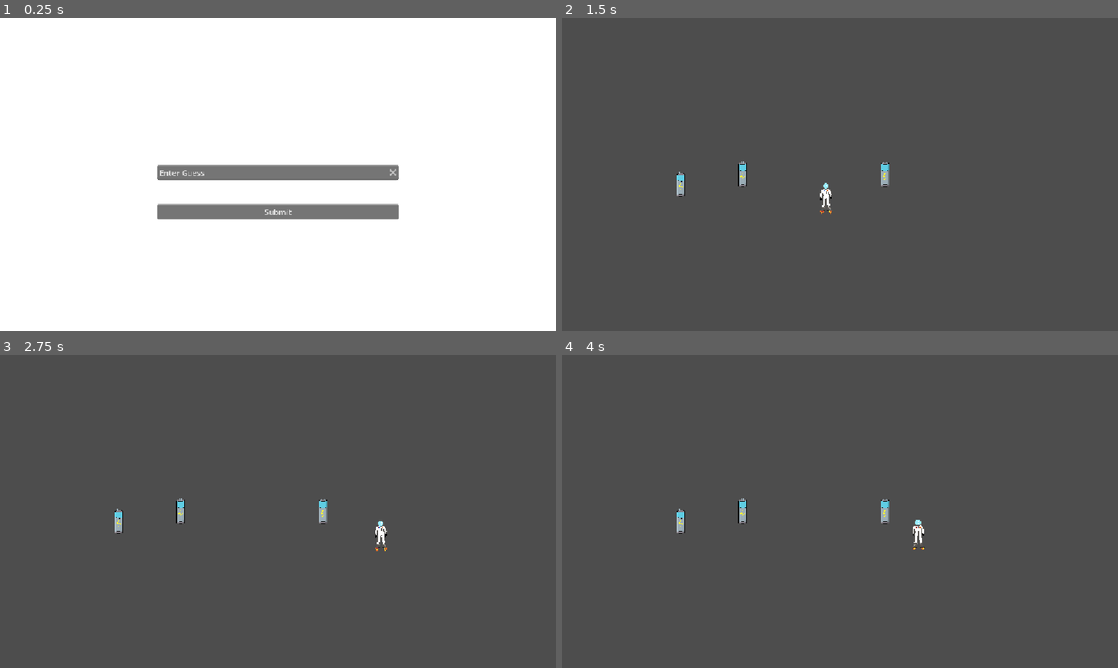
Above: before the commit, frames 1-4 (two rows, left to right).
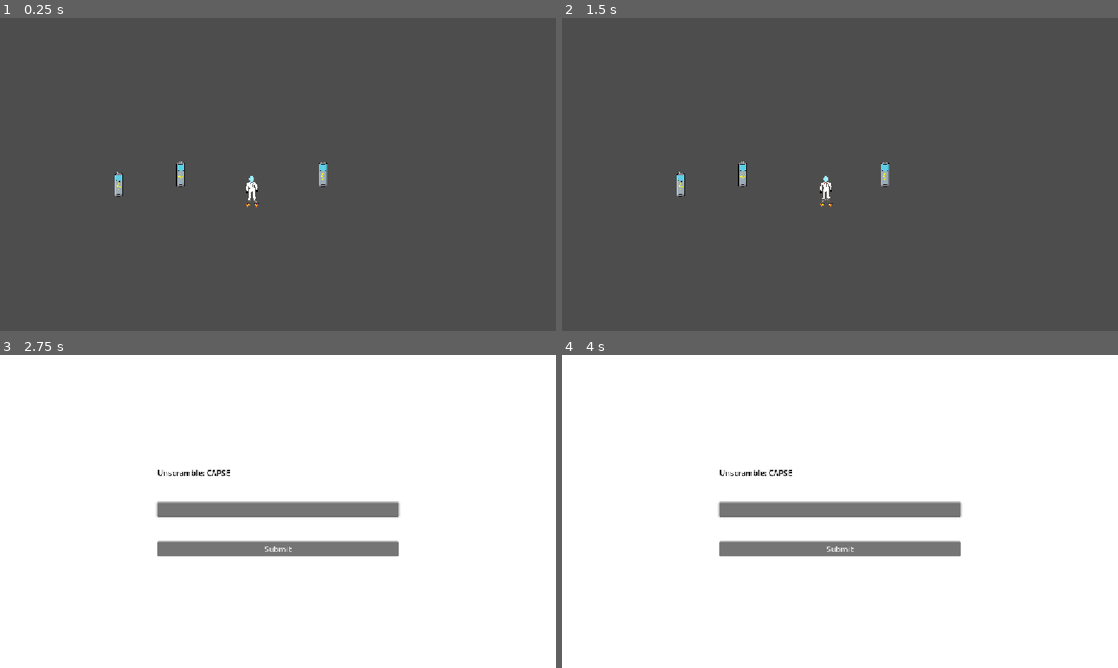
Above: after the commit, the same moments.

Repository: totallyastudentaccount/rpg
Game: Godot game, scene res://scene/computer/apps/spaceRPG/level2.tscn
The game is run twice, just before and just after one commit, with the same random seed, the same clock (stepped at 60 frames per second) and the same inputs. This scene is started directly instead of the project's main scene.
Inputs (mouse positions are in pixels of both pictures, inside the frame that each line leads up to):
- Up to frame 1 (0.25 s): no input
- Up to frame 2 (1.5 s): click (840, 212) at 0.5 s, where only the run before the commit has a clickable "Submit"; tap Enter at 1.25 s; hold Right (ui_right) from 1.28 s (still down); tap E (interact) at 1.35 s
- Up to frame 3 (2.75 s): keep holding Right (ui_right); tap Up (ui_up) at 1.52, 2.27 s; tap E (interact) at 2.1 s
- Up to frame 4 (4 s): release Right (ui_right) at 2.78 s; hold Left (ui_left) 2.78-3.53 s; tap E (interact) at 2.85, 3.6 s; hold Right (ui_right) from 3.53 s (still down); tap Up (ui_up) at 3.77 s

The runs differ from the first frame. In frame 1, 100% of the frame differs, in the area x 0-100%, y 0-100%; in frame 2, 0.1%; in frame 3, 100%; in frame 4, 100%.

Commit message:
Added scene transitions and coded animations

Diff:
--- a/scene/computer/apps/spaceRPG/LevelWon.tscn
+++ b/scene/computer/apps/spaceRPG/LevelWon.tscn
@@ -2,13 +2,13 @@
 
 [sub_resource type="GDScript" id="GDScript_8olf6"]
 resource_name = "LevelWon"
-script/source = "# LevelWon.gd
-extends Control
+script/source = "extends Control
 
 @export_file(\"*.tscn\") var next_level_path: String = \"res://scene/computer/apps/spaceRPG/level2.tscn\"
 @export_file(\"*.tscn\") var upgrades_path: String = \"res://scene/computer/apps/spaceRPG/Upgrades.tscn\"
 
 func _on_next_level_button_pressed() -> void:
+	print(\"Next Level button clicked!\")
 	var desktop = get_tree().get_first_node_in_group(\"DesktopUI\")
 	if desktop:
 		desktop.change_subviewport_scene(next_level_path)
@@ -16,6 +16,7 @@
 		get_tree().change_scene_to_file(next_level_path)
 
 func _on_upgrade_button_pressed() -> void:
+	print(\"Upgrade button clicked!\")
 	var desktop = get_tree().get_first_node_in_group(\"DesktopUI\")
 	if desktop:
 		desktop.change_subviewport_scene(upgrades_path)
@@ -23,6 +24,7 @@
 		get_tree().change_scene_to_file(upgrades_path)
 
 func _on_quit_button_pressed() -> void:
+	print(\"Quit button clicked!\")
 	var desktop = get_tree().get_first_node_in_group(\"DesktopUI\")
 	if desktop:
 		desktop.close_current_app()
@@ -40,6 +42,8 @@
 size_flags_horizontal = 4
 size_flags_vertical = 4
 script = SubResource("GDScript_8olf6")
+next_level_path = "uid://doq68ihetg6jy"
+upgrades_path = "uid://c7fhiofftwsk7"
 
 [node name="ColorRect" type="ColorRect" parent="." unique_id=607732716]
 layout_mode = 1
@@ -88,3 +92,7 @@
 [node name="Button2" type="Button" parent="HBoxContainer" unique_id=1246053692]
 layout_mode = 2
 text = "QUIT"
+
+[connection signal="pressed" from="HBoxContainer/Button" to="." method="_on_next_level_button_pressed"]
+[connection signal="pressed" from="HBoxContainer/Button3" to="." method="_on_upgrade_button_pressed"]
+[connection signal="pressed" from="HBoxContainer/Button2" to="." method="_on_quit_button_pressed"]
--- a/scene/computer/apps/spaceRPG/fuelbox.tscn
+++ b/scene/computer/apps/spaceRPG/fuelbox.tscn
@@ -50,4 +50,5 @@
 texture = SubResource("AtlasTexture_0eqbb")
 
 [node name="CollisionShape2D" type="CollisionShape2D" parent="." unique_id=934727801]
+texture_filter = 1
 shape = SubResource("RectangleShape2D_8x53b")
--- a/scene/computer/apps/spaceRPG/level2.tscn
+++ b/scene/computer/apps/spaceRPG/level2.tscn
@@ -2,21 +2,20 @@
 
 [ext_resource type="PackedScene" uid="uid://bk8130vctyfr5" path="res://scene/computer/apps/spaceRPG/fuelbox.tscn" id="1_swuyl"]
 [ext_resource type="PackedScene" uid="uid://crtpvw6xfdlj6" path="res://scene/computer/apps/spaceRPG/spacePC.tscn" id="2_xnowd"]
-[ext_resource type="PackedScene" uid="uid://dxlmnaocixhso" path="res://scene/computer/apps/spaceRPG/Anagram.tscn" id="3_02mnn"]
 
 [sub_resource type="GDScript" id="GDScript_w8qno"]
 resource_name = "GameManager"
-script/source = "# GameManager.gd
-extends Node2D
+script/source = "extends Node2D
 
 @export var total_fuel_boxes: int = 3
-@export_file(\"*.tscn\") var next_level_scene: String  # Path to the next level
+@export_file(\"*.tscn\") var next_level_scene: String = \"res://scene/computer/apps/spaceRPG/level2.tscn\"
+
+const ANAGRAM_SCENE = preload(\"res://scene/computer/apps/spaceRPG/Anagram.tscn\")
 
 var activated_boxes_count: int = 0
-@onready var puzzle_ui: Control = $CanvasLayer/Anagram/Control
+@onready var canvas_layer: CanvasLayer = $CanvasLayer
 
 func _ready() -> void:
-	# Wait one frame to ensure all child nodes are fully loaded into the tree
 	await get_tree().process_frame
 
 	var fuel_boxes = get_tree().get_nodes_in_group(\"FuelBoxes\")
@@ -29,23 +28,27 @@
 		else:
 			print(\"Warning: Node in FuelBoxes group missing open_puzzle signal: \", box.name)
 
-	if puzzle_ui:
-		puzzle_ui.puzzle_solved.connect(_on_puzzle_solved)
+func _on_open_puzzle(scrambled: String, answer: String, box: Area2D) -> void:
+	var puzzle_instance = ANAGRAM_SCENE.instantiate()
+	canvas_layer.add_child(puzzle_instance)
 
-func _on_open_puzzle(scrambled: String, answer: String, box: Area2D) -> void:
-	puzzle_ui.start_puzzle(scrambled, answer, box)
+	puzzle_instance.puzzle_solved.connect(_on_puzzle_solved)
+	puzzle_instance.start_puzzle(scrambled, answer, box)
 
-func _on_puzzle_solved(box: Area2D) -> void:
+
+func _on_puzzle_solved(_box: Area2D) -> void:
 	activated_boxes_count += 1
 	if activated_boxes_count >= total_fuel_boxes:
 		game_win()
 
 func game_win() -> void:
-	print(\"Level Complete!\")
-	if next_level_scene != \"\":
-		get_tree().change_scene_to_file(next_level_scene)
+	print(\"Level Completed!\")
+	var desktop = get_tree().get_first_node_in_group(\"DesktopUI\")
+
+	if desktop:
+		desktop.change_subviewport_scene(\"res://scene/computer/apps/spaceRPG/LevelWon.tscn\")
 	else:
-		print(\"You beat all levels!\")
+		get_tree().change_scene_to_file(\"res://scene/computer/apps/spaceRPG/LevelWon.tscn\")
 "
 
 [sub_resource type="PhysicsMaterial" id="PhysicsMaterial_bm3lg"]
@@ -79,5 +82,3 @@
 wall_min_slide_angle = 0.0
 
 [node name="CanvasLayer" type="CanvasLayer" parent="." unique_id=1468499812]
-
-[node name="Anagram" parent="CanvasLayer" unique_id=1526580860 instance=ExtResource("3_02mnn")]
--- a/scene/computer/apps/spaceRPG/spacePC.tscn
+++ b/scene/computer/apps/spaceRPG/spacePC.tscn
@@ -22,7 +22,6 @@
 
 var current_fuel: float = max_fuel
 var is_boosting: bool = false
-var last_direction: String = \"down\"
 
 @onready var sprite: AnimatedSprite2D = $AnimatedSprite2D
 
@@ -84,38 +83,14 @@
 	if sprite == null:
 		return
 
-	# Play rocket boost animation if active
-	if is_boosting and sprite.sprite_frames.has_animation(\"boost\"):
-		sprite.play(\"boost\")
-		return
-
-	# Movement directional animations
-	if velocity.length() > 10.0:
-		if abs(velocity.x) > abs(velocity.y):
-			if velocity.x > 0:
-				last_direction = \"right\"
-				sprite.flip_h = false
-			else:
-				last_direction = \"left\"
-				sprite.flip_h = true
-
-			if sprite.sprite_frames.has_animation(\"side_walk\"):
-				sprite.play(\"side_walk\")
-			elif sprite.sprite_frames.has_animation(\"walk_right\"):
-				sprite.play(\"walk_right\")
-		else:
-			if velocity.y > 0:
-				last_direction = \"down\"
-				if sprite.sprite_frames.has_animation(\"front_walk\"):
-					sprite.play(\"front_walk\")
-				elif sprite.sprite_frames.has_animation(\"walk_down\"):
-					sprite.play(\"walk_down\")
-			else:
-				last_direction = \"up\"
-				if sprite.sprite_frames.has_animation(\"back_walk\"):
-					sprite.play(\"back_walk\")
-				elif sprite.sprite_frames.has_animation(\"walk_up\"):
-					sprite.play(\"walk_up\")
+	# Play floating animation when moving or boosting
+	if velocity.length() > 10.0 or is_boosting:
+		if sprite.sprite_frames.has_animation(\"floating\"):
+			sprite.play(\"floating\")
+
+		# Automatically flip sprite horizontal orientation based on movement direction
+		if velocity.x != 0:
+			sprite.flip_h = velocity.x < 0
 	else:
 		if sprite.sprite_frames.has_animation(\"idle\"):
 			sprite.play(\"idle\")
@@ -209,23 +184,26 @@
 "texture": SubResource("AtlasTexture_6f70q")
 }],
 "loop": 1,
-"name": &"astronaut",
+"name": &"floating",
 "speed": 10.0
 }, {
 "frames": [],
 "loop": 1,
-"name": &"default",
+"name": &"idle",
 "speed": 5.0
 }]
 
 [sub_resource type="RectangleShape2D" id="RectangleShape2D_wc7jt"]
+size = Vector2(16, 52)
 
 [node name="Spacesuit" type="CharacterBody2D" unique_id=681027859]
+texture_filter = 1
 script = SubResource("GDScript_f43vj")
 
 [node name="AnimatedSprite2D" type="AnimatedSprite2D" parent="." unique_id=1902846520]
 sprite_frames = SubResource("SpriteFrames_4ebf8")
-animation = &"astronaut"
+animation = &"floating"
 
 [node name="CollisionShape2D" type="CollisionShape2D" parent="." unique_id=1495284436]
+position = Vector2(-1, -1)
 shape = SubResource("RectangleShape2D_wc7jt")
--- a/scene/computer/apps/spaceRPG/spaceRPG.tscn
+++ b/scene/computer/apps/spaceRPG/spaceRPG.tscn
@@ -56,22 +56,25 @@
 
 [node name="SpaceRpg" type="Node2D" unique_id=349912531]
 script = SubResource("GDScript_w8qno")
+next_level_scene = "uid://doq68ihetg6jy"
 
 [node name="Fuelbox3" parent="." unique_id=1575430995 groups=["FuelBoxes"] instance=ExtResource("1_ec2sf")]
 position = Vector2(246, 344)
+anagram_word = "i"
 
 [node name="Fuelbox" parent="." unique_id=747271704 groups=["FuelBoxes"] instance=ExtResource("1_ec2sf")]
 position = Vector2(374, 323)
-anagram_word = "antidisestablishmentarianism"
+anagram_word = "i"
 scrambled_word = "anaesthetistsindismalminibar"
 
 [node name="Fuelbox2" parent="." unique_id=573177515 groups=["FuelBoxes"] instance=ExtResource("1_ec2sf")]
 position = Vector2(669, 323)
-anagram_word = "SPACESHIP"
+anagram_word = "i"
 scrambled_word = "SCPAHPISE"
 
 [node name="Spacesuit" parent="." unique_id=681027859 groups=["Player"] instance=ExtResource("1_kgdjy")]
 position = Vector2(523, 306)
+scale = Vector2(2, 2)
 wall_min_slide_angle = 0.0
 
 [node name="StaticBody2D" type="StaticBody2D" parent="." unique_id=503343916]
